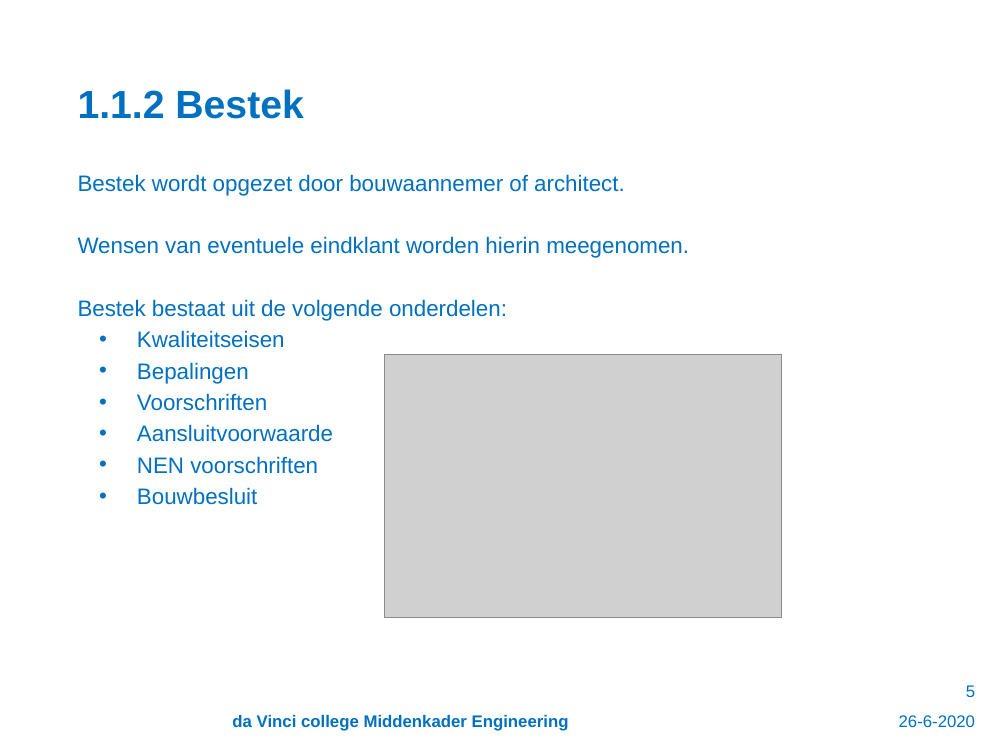
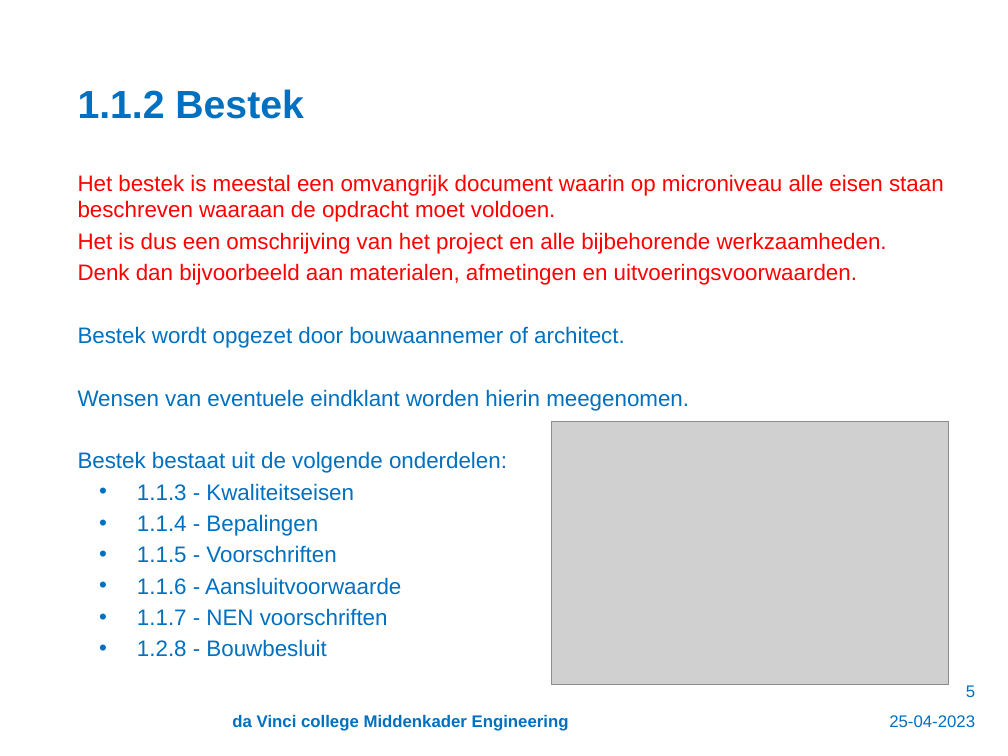
Before and after one commit to ArjanKam/Onderwijs, a slide deck: slide 5 of L02P04 - Ontwerpen SE - Huisinstallatie/Lesmateriaal/H1.1-1.2 Bestek en indeling meterkast.pptx. Drawn at 1008x756 pixels with LibreOffice and Linux fonts; fonts in the diff are those of the drawing; grey boxes stand for pictures; background and template pictures are left out. Boxes give left, top, right and bottom in pixels: in the first picture for what was removed or moved away, otherwise in the second. Text is boxed around its words. In the diff, an @@ line names an element or a change of style, - is before the commit and + after.

```diff
--- a/L02P04 - Ontwerpen SE - Huisinstallatie/Lesmateriaal/H1.1-1.2 Bestek en indeling meterkast.pptx
+++ b/L02P04 - Ontwerpen SE - Huisinstallatie/Lesmateriaal/H1.1-1.2 Bestek en indeling meterkast.pptx
@@ text at <box>78,174,944,285</box>: paragraphs added @@
+Het bestek is meestal een omvangrijk document waarin op microniveau alle eisen staan beschreven waaraan de opdracht moet voldoen.
+Het is dus een omschrijving van het project en alle bijbehorende werkzaamheden.
+Denk dan bijvoorbeeld aan materialen, afmetingen en uitvoeringsvoorwaarden.
@@ picture: place and size @@
-picture at <box>385,354,782,618</box>
+picture at <box>551,421,949,685</box>
@@ text at <box>137,483,401,657</box>: text changed @@
-    • Kwaliteitseisen
-    • Bepalingen
-    • Voorschriften
-    • Aansluitvoorwaarde
-    • NEN voorschriften
-    • Bouwbesluit
+    • 1.1.3 - Kwaliteitseisen
+    • 1.1.4 - Bepalingen
+    • 1.1.5 - Voorschriften
+    • 1.1.6 - Aansluitvoorwaarde
+    • 1.1.7 - NEN voorschriften
+    • 1.2.8 - Bouwbesluit
@@ text at <box>889,715,975,727</box>: text changed @@
-26-6-2020
+25-04-2023
```
Also in this commit, not shown: 14 other slides changed, 2 other files.
